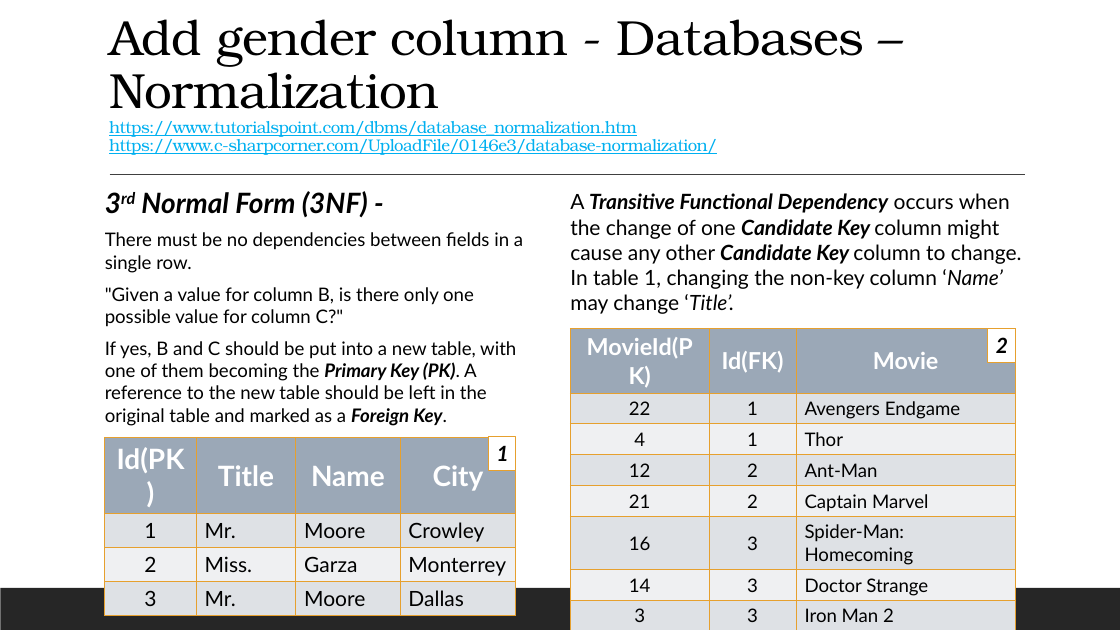
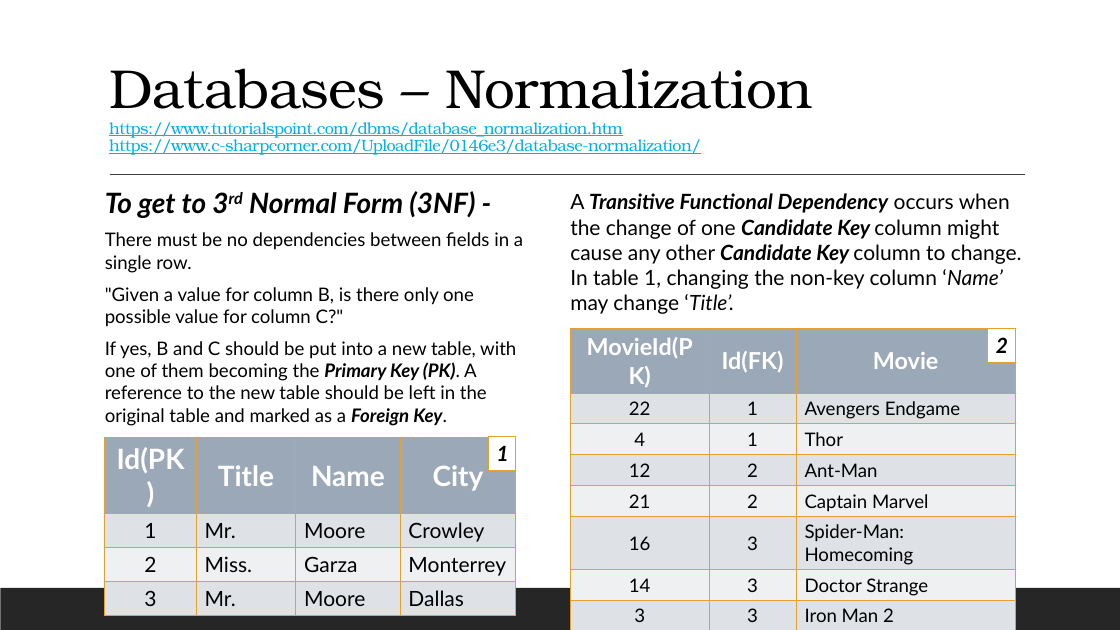
Before and after one commit to jimie2021/12062021-batch-repo, a slide deck: slide 8 of pdfs/w2/D6_.NET_Normalization.pptx. Drawn at 1120x630 pixels with LibreOffice and Linux fonts; fonts in the diff are those of the drawing. Boxes give left, top, right and bottom in pixels: in the first picture for what was removed or moved away, otherwise in the second. Text is boxed around its words. In the diff, an @@ line names an element or a change of style, - is before the commit and + after.

Commit message:
updates ppts

```diff
--- a/pdfs/w2/D6_.NET_Normalization.pptx
+++ b/pdfs/w2/D6_.NET_Normalization.pptx
@@ title at box(109, 68, 813, 155): text changed; size 14.4 to 14 pt @@
-Add gender column - Databases – Normalization
-https://www.tutorialspoint.com/dbms/database_normalization.htm
-https://www.c-sharpcorner.com/UploadFile/0146e3/database-normalization/
+Databases – Normalization
+https://www.tutorialspoint.com/dbms/database_normalization.htm
+https://www.c-sharpcorner.com/UploadFile/0146e3/database-normalization/
@@ text at box(105, 191, 475, 218): text changed @@
-3rd Normal Form (3NF) -
+To get to 3rd Normal Form (3NF) -
```
Also in this commit, not shown: 1 other slide changed, 1 other file.
